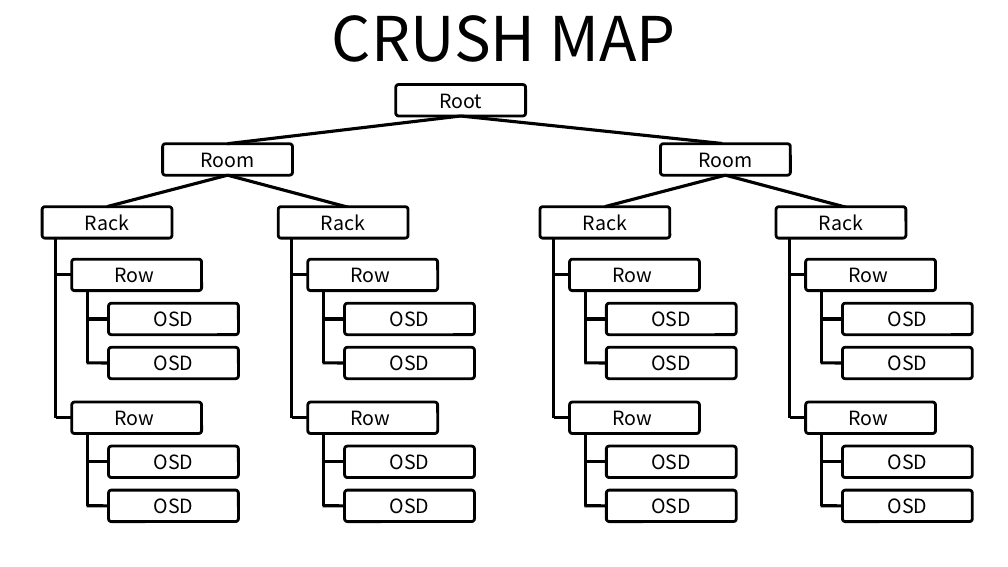
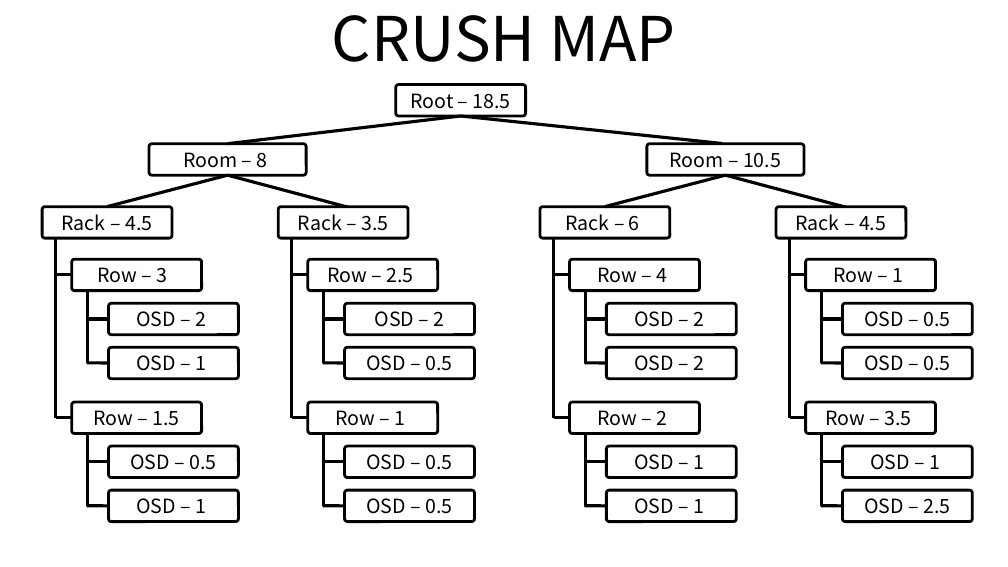
Before and after one commit to ssup2/blog-old, a slide deck: slide 4 of images/theory_analysis/Ceph/Ceph.pptx. Drawn at 1008x567 pixels with LibreOffice and Linux fonts; fonts in the diff are those of the drawing. Boxes give left, top, right and bottom in pixels: in the first picture for what was removed or moved away, otherwise in the second. Text is boxed around its words. In the diff, an @@ line names an element or a change of style, - is before the commit and + after.

```diff
--- a/images/theory_analysis/Ceph/Ceph.pptx
+++ b/images/theory_analysis/Ceph/Ceph.pptx
@@ text in rounded rectangle at (410, 93, 511, 109): text changed @@
-Root
+Root – 18.5
@@ rounded rectangle "Room – 8": place and size @@
-rounded rectangle "Room – 8" at (162, 144, 292, 175)
+rounded rectangle "Room – 8" at (149, 144, 306, 175)
@@ rounded rectangle "Room – 10.5": place and size @@
-rounded rectangle "Room – 10.5" at (660, 144, 790, 175)
+rounded rectangle "Room – 10.5" at (647, 144, 804, 175)
@@ text in rounded rectangle at (183, 152, 268, 168): text changed @@
-Room
+Room – 8
@@ text in rounded rectangle at (669, 152, 781, 168): text changed @@
-Room
+Room – 10.5
@@ text in rounded rectangle at (62, 214, 152, 231): text changed @@
-Rack
+Rack – 4.5
@@ text in rounded rectangle at (298, 214, 388, 231): text changed @@
-Rack
+Rack – 3.5
@@ text in rounded rectangle at (565, 214, 640, 231): text changed @@
-Rack
+Rack – 6
@@ text in rounded rectangle at (795, 214, 886, 231): text changed @@
-Rack
+Rack – 4.5
@@ text in rounded rectangle at (97, 267, 167, 283): text changed @@
-Row
+Row – 3
@@ text in rounded rectangle at (327, 267, 413, 283): text changed @@
-Row
+Row – 2.5
@@ text in rounded rectangle at (597, 267, 667, 283): text changed @@
-Row
+Row – 4
@@ text in rounded rectangle at (833, 267, 903, 283): text changed @@
-Row
+Row – 1
@@ text in rounded rectangle at (136, 311, 206, 327): text changed @@
-OSD
+OSD – 2
@@ text in rounded rectangle at (374, 311, 444, 327): text changed @@
-OSD
+OSD – 2
@@ text in rounded rectangle at (634, 311, 704, 327): text changed @@
-OSD
+OSD – 2
@@ text in rounded rectangle at (864, 311, 950, 327): text changed @@
-OSD
+OSD – 0.5
@@ text in rounded rectangle at (136, 355, 206, 371): text changed @@
-OSD
+OSD – 1
@@ text in rounded rectangle at (366, 355, 452, 371): text changed @@
-OSD
+OSD – 0.5
@@ text in rounded rectangle at (634, 355, 704, 371): text changed @@
-OSD
+OSD – 2
@@ text in rounded rectangle at (864, 355, 950, 371): text changed @@
-OSD
+OSD – 0.5
@@ text in rounded rectangle at (93, 410, 180, 426): text changed @@
-Row
+Row – 1.5
@@ text in rounded rectangle at (335, 410, 406, 426): text changed @@
-Row
+Row – 1
@@ text in rounded rectangle at (597, 410, 667, 426): text changed @@
-Row
+Row – 2
@@ text in rounded rectangle at (825, 410, 911, 426): text changed @@
-Row
+Row – 3.5
@@ text in rounded rectangle at (130, 454, 216, 470): text changed @@
-OSD
+OSD – 0.5
@@ text in rounded rectangle at (366, 454, 452, 470): text changed @@
-OSD
+OSD – 0.5
@@ text in rounded rectangle at (634, 454, 704, 470): text changed @@
-OSD
+OSD – 1
@@ text in rounded rectangle at (870, 454, 940, 470): text changed @@
-OSD
+OSD – 1
@@ text in rounded rectangle at (136, 498, 206, 514): text changed @@
-OSD
+OSD – 1
@@ text in rounded rectangle at (366, 498, 452, 514): text changed @@
-OSD
+OSD – 0.5
@@ text in rounded rectangle at (634, 498, 704, 514): text changed @@
-OSD
+OSD – 1
@@ text in rounded rectangle at (864, 498, 950, 514): text changed @@
-OSD
+OSD – 2.5
```
Also in this commit, not shown: 1 other slide changed, 4 other files.
